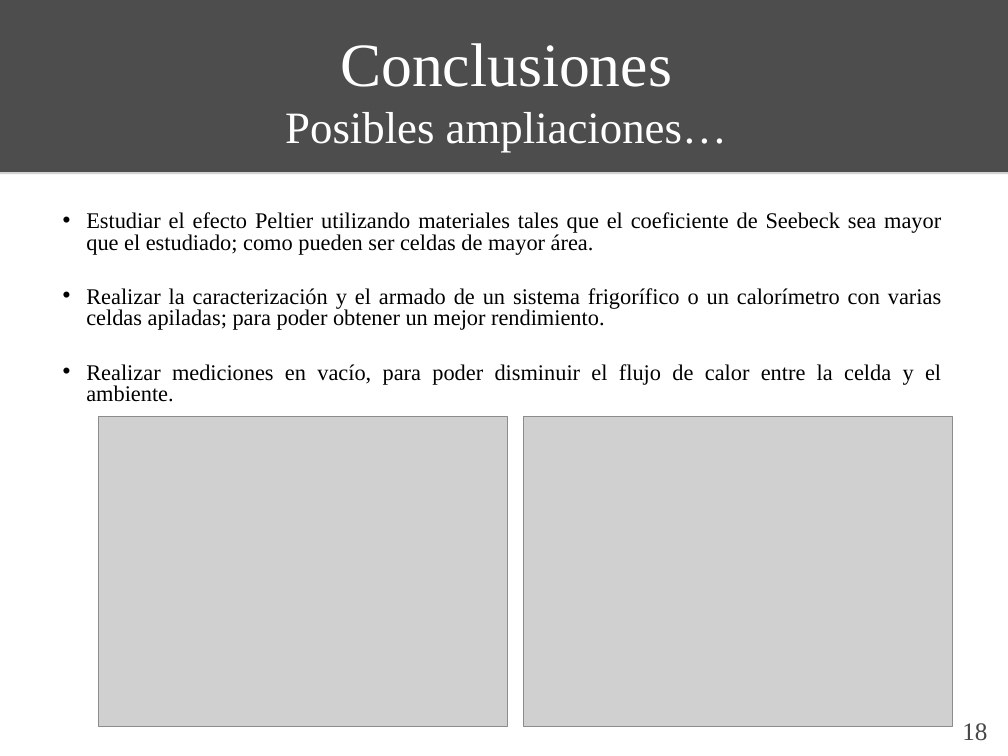
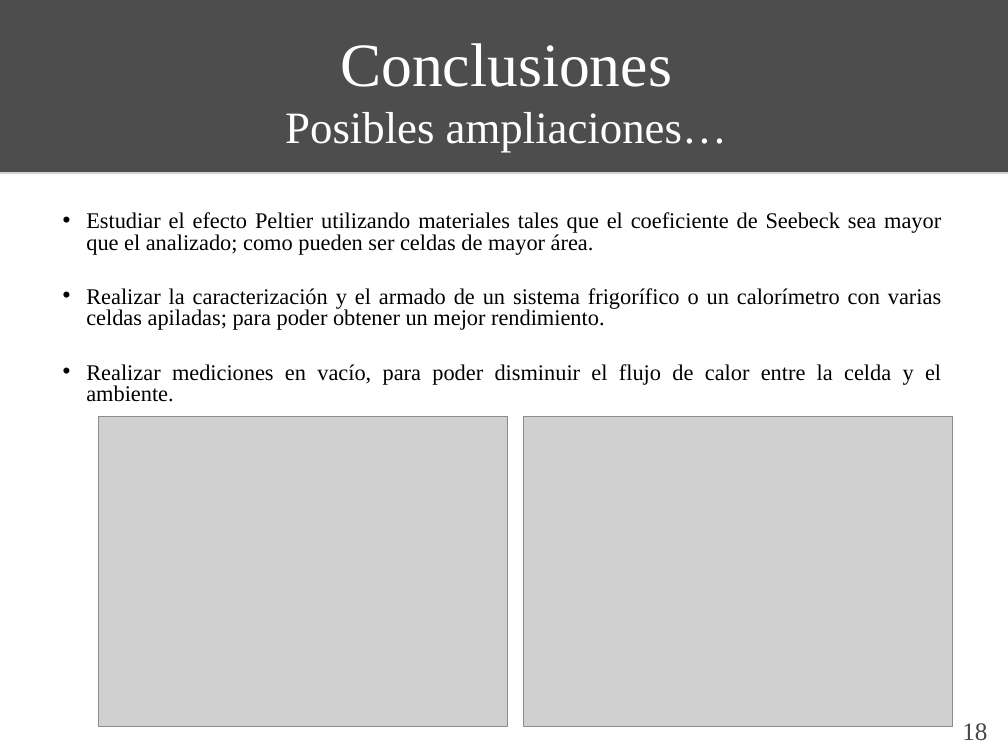
Before and after one commit to ignaciop/laboratorio4, a slide deck: slide 18 of practica_especial/presentacion/presentacion_pe.ppt. Drawn at 1008x756 pixels with LibreOffice and Linux fonts; fonts in the diff are those of the drawing; grey boxes stand for pictures. Boxes give left, top, right and bottom in pixels: in the first picture for what was removed or moved away, otherwise in the second. Text is boxed around its words. In the diff, an @@ line names an element or a change of style, - is before the commit and + after.

```diff
--- a/practica_especial/presentacion/presentacion_pe.ppt
+++ b/practica_especial/presentacion/presentacion_pe.ppt
@@ subtitle at (86, 212, 941, 255): text changed @@
-• Estudiar el efecto Peltier utilizando materiales tales que el coeficiente de Seebeck sea mayor que el estudiado; como pueden ser celdas de mayor área.
+• Estudiar el efecto Peltier utilizando materiales tales que el coeficiente de Seebeck sea mayor que el analizado; como pueden ser celdas de mayor área.
```
Also in this commit, not shown: 3 other slides changed, 1 other file.
